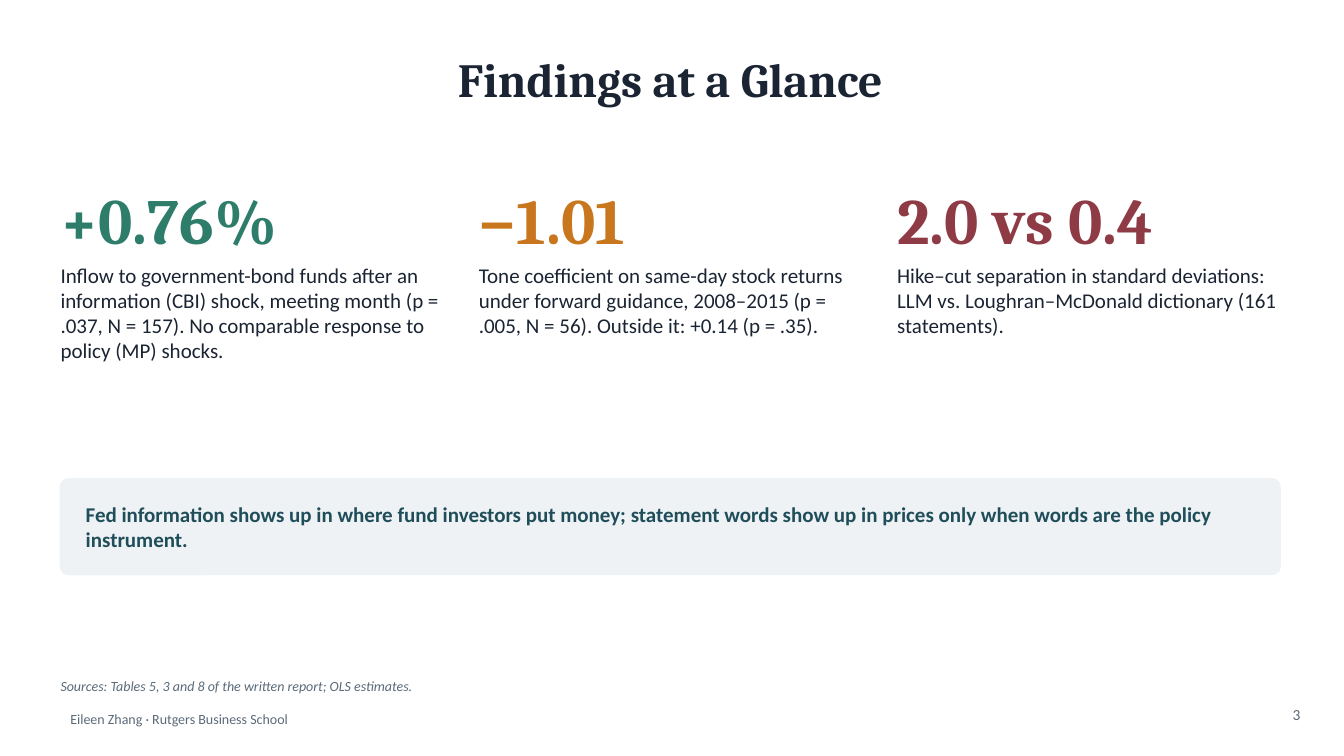
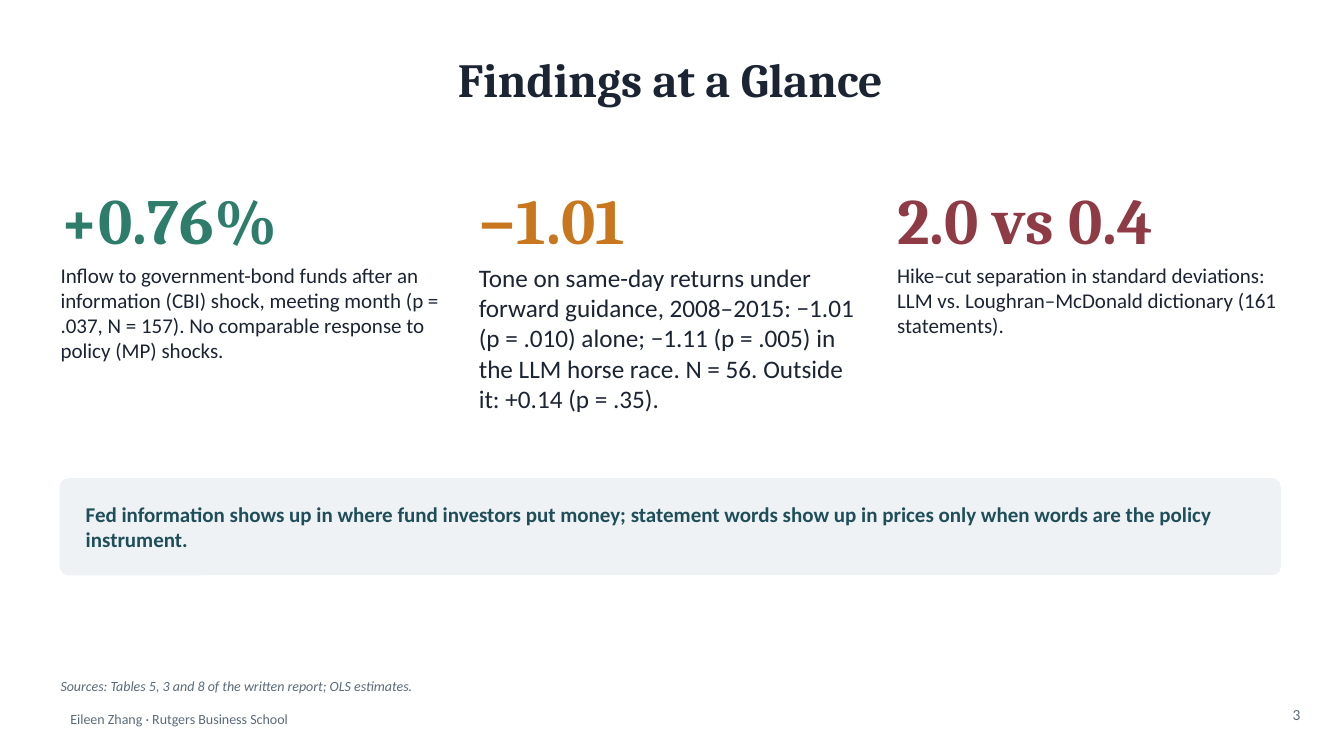
Before and after one commit to dechang64/monetary-policy-lab, a slide deck: slide 3 of paper/final_research_presentation_v5_2026-11-26.pptx. Drawn at 1344x756 pixels with LibreOffice and Linux fonts; fonts in the diff are those of the drawing. Boxes give left, top, right and bottom in pixels: in the first picture for what was removed or moved away, otherwise in the second. Text is boxed around its words. In the diff, an @@ line names an element or a change of style, - is before the commit and + after.

```diff
--- a/paper/final_research_presentation_v5_2026-11-26.pptx
+++ b/paper/final_research_presentation_v5_2026-11-26.pptx
@@ text at (x1=479, y1=269, x2=854, y2=412): text changed; size 15 to 18 pt @@
-Tone coefficient on same-day stock returns under forward guidance, 2008–2015 (p = .005, N = 56). Outside it: +0.14 (p = .35).
+Tone on same-day returns under forward guidance, 2008–2015: −1.01 (p = .010) alone; −1.11 (p = .005) in the LLM horse race. N = 56. Outside it: +0.14 (p = .35).
```
Also in this commit, not shown: 2 other slides changed, 2 other files.
